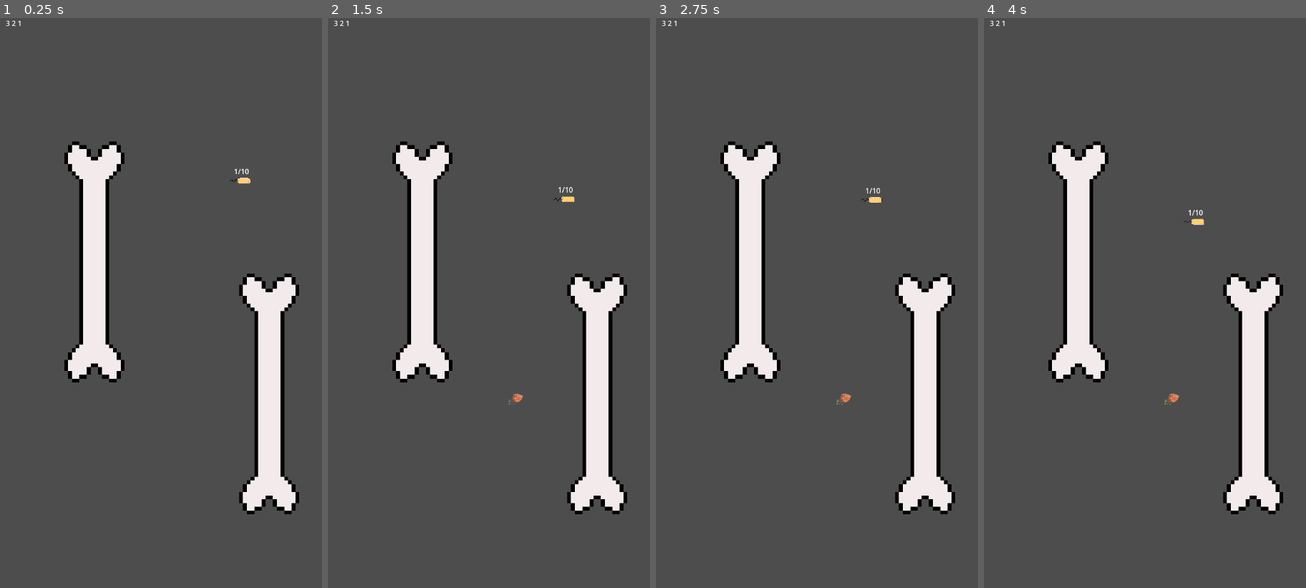
Above: before the commit, frames 1-4 (left to right).
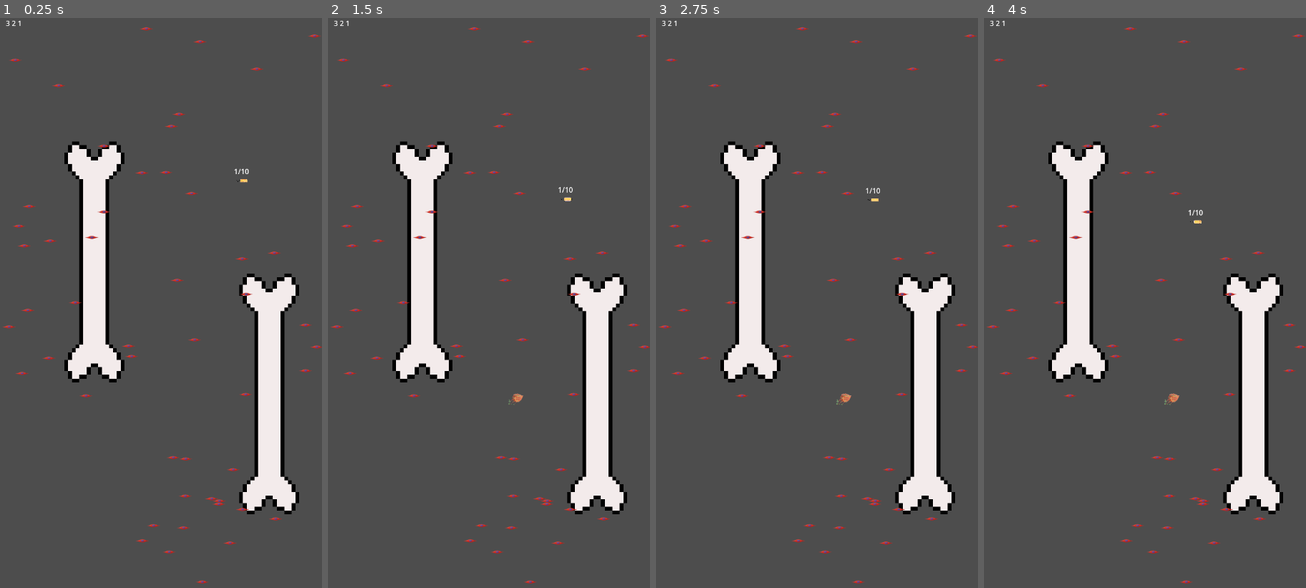
Above: after the commit, the same moments.

Repository: malibaturhan/ld56_bacteria
Game: Godot game, scene res://level.tscn
Same seed, same stepped clock (60 frames per second), same inputs: the game is played once before the commit and once after it.
Inputs (mouse positions are in pixels of both pictures, inside the frame that each line leads up to):
- Up to frame 1 (0.25 s): no input
- Up to frame 2 (1.5 s): tap Enter at 0.5 s; move the mouse to (559, 274) at 0.52 s; click (559, 274) at 0.6 s; move the mouse to (424, 331) at 1.27 s; click (424, 331) at 1.35 s
- Up to frame 3 (2.75 s): move the mouse to (849, 177) at 2.02 s; click (849, 177) at 2.1 s
- Up to frame 4 (4 s): move the mouse to (1128, 417) at 2.77 s; click (1128, 417) at 2.85 s; move the mouse to (1241, 388) at 3.52 s; click (1241, 388) at 3.6 s

The runs differ from the first frame. In frame 1, 0.8% of the frame differs, in the area x 0-100%, y 1-100%; in frame 2, 0.8%; in frame 3, 0.8%; in frame 4, 0.8%.

Commit message:
bacteria proliferation logic rebuild

Diff:
--- a/Prefabs/Bacteria/bacteria.gd
+++ b/Prefabs/Bacteria/bacteria.gd
@@ -1,16 +1,25 @@
 extends CharacterBody2D
 
+enum PHASES{
+	STANDARD,
+	PROLIFERATING
+}
+
+@onready var food_text: Label = $HowMuchAte
 @onready var mouse_manager = get_tree().get_first_node_in_group("MOUSE_MANAGER")
 @onready var body_texture: CompressedTexture2D = $Body.texture
 @onready var proliferation_sound: AudioStreamPlayer2D = $ProliferationSound
+@onready var proliferation_timer: Timer = $ProliferationTimer
 @export var bacteria: PackedScene
 
 @export var movement_speed:float = 50.0
 @export var movement_vector: Vector2	# Active movement vector
 @export var food_amount: int = 0
+@export var needed_foot_for_proliferation: int = 10
 
 # State checks
 var is_moving: bool = false
+var active_phase = PHASES.STANDARD
 
 # State parameters
 var aim_location: Vector2
@@ -19,6 +28,9 @@
 	aim_location = global_transform.origin
 	if mouse_manager:
 		mouse_manager.bacteria_move_signal.connect(set_new_aim_position)
+
+func set_food_text(eaten_food, max_food):
+	food_text.text = "%s/%s " %[eaten_food, max_food]
 
 func set_new_aim_position(new_aim_pos: Vector2):
 	is_moving = true
@@ -33,6 +45,17 @@
 func get_body_dimensions() -> Vector2:
 	return Vector2(body_texture.get_size()[0], body_texture.get_size()[1])
 
+func increase_food(food_power) -> bool:
+	if active_phase == PHASES.STANDARD:
+		food_amount += food_power
+		set_food_text(food_amount, needed_foot_for_proliferation)
+		if food_amount >= needed_foot_for_proliferation:
+			active_phase = PHASES.PROLIFERATING
+			proliferation_timer.start()
+		return true
+	else:
+		return false
+
 func _physics_process(delta: float) -> void:
 	if is_moving :
 		movement_vector = (aim_location - global_position).normalized()
@@ -42,7 +65,6 @@
 			velocity = (movement_vector * movement_speed)
 			move_and_slide()
 
-
 func _on_proliferation_timer_timeout() -> void:
 	print("proliferation")
 	proliferation_sound.play()
@@ -50,3 +72,4 @@
 	new_bacteria.global_position = global_position
 	add_child(new_bacteria)
 	new_bacteria.set_new_aim_position(new_bacteria.get_aim_position())
+	active_phase = PHASES.STANDARD
--- a/Prefabs/Bacteria/bacteria.tscn
+++ b/Prefabs/Bacteria/bacteria.tscn
@@ -6,7 +6,7 @@
 [ext_resource type="AudioStream" uid="uid://bf52mxnq8lwvn" path="res://SFX/blob.wav" id="4_fij51"]
 
 [sub_resource type="RectangleShape2D" id="RectangleShape2D_l3xjc"]
-size = Vector2(26, 12)
+size = Vector2(16, 6)
 
 [sub_resource type="AtlasTexture" id="AtlasTexture_igvei"]
 atlas = ExtResource("2_8e650")
@@ -74,13 +74,13 @@
 shape = SubResource("RectangleShape2D_l3xjc")
 
 [node name="Body" type="Sprite2D" parent="."]
-scale = Vector2(0.265625, 0.21875)
+scale = Vector2(0.15625, 0.125)
 texture = ExtResource("1_r8cww")
 
 [node name="Whip" type="AnimatedSprite2D" parent="." groups=["BACTERIA"]]
-position = Vector2(-21, -1.7053e-13)
+position = Vector2(-12, -7.10543e-12)
 rotation = -1.5708
-scale = Vector2(1, 1.19277)
+scale = Vector2(0.464291, 0.552145)
 sprite_frames = SubResource("SpriteFrames_6ua87")
 autoplay = "default"
 frame = 6
--- /dev/null
+++ b/Prefabs/Foods/food.gd
@@ -0,0 +1,9 @@
+extends Area2D
+
+# How effective food is
+@export var food_power:int = 1
+
+func _on_body_entered(body: Node2D) -> void:
+	if body.is_in_group("BACTERIA"):
+		if body.increase_food(food_power):
+			self.queue_free()
--- /dev/null
+++ b/Prefabs/Foods/food_muscle.tscn
@@ -0,0 +1,56 @@
+[gd_scene load_steps=6 format=3 uid="uid://c6xelq8s1e335"]
+
+[ext_resource type="Script" path="res://Prefabs/Foods/food.gd" id="1_gs685"]
+[ext_resource type="Texture2D" uid="uid://cmpppmg5fdae7" path="res://Sprites/muscle_tissue.png" id="1_sxjwm"]
+
+[sub_resource type="Animation" id="Animation_hwahl"]
+resource_name = "Pulse"
+tracks/0/type = "value"
+tracks/0/imported = false
+tracks/0/enabled = true
+tracks/0/path = NodePath("Sprite2D:scale")
+tracks/0/interp = 1
+tracks/0/loop_wrap = true
+tracks/0/keys = {
+"times": PackedFloat32Array(0, 0.233333, 0.5, 0.8, 1),
+"transitions": PackedFloat32Array(1, 1, 1, 1, 1),
+"update": 0,
+"values": [Vector2(1, 1), Vector2(1, 1), Vector2(1.05, 1.05), Vector2(0.9, 0.9), Vector2(0.9, 0.9)]
+}
+
+[sub_resource type="Animation" id="Animation_pn4xg"]
+length = 0.001
+tracks/0/type = "value"
+tracks/0/imported = false
+tracks/0/enabled = true
+tracks/0/path = NodePath("Sprite2D:scale")
+tracks/0/interp = 1
+tracks/0/loop_wrap = true
+tracks/0/keys = {
+"times": PackedFloat32Array(0),
+"transitions": PackedFloat32Array(1),
+"update": 0,
+"values": [Vector2(1, 1)]
+}
+
+[sub_resource type="AnimationLibrary" id="AnimationLibrary_ym132"]
+_data = {
+"Pulse": SubResource("Animation_hwahl"),
+"RESET": SubResource("Animation_pn4xg")
+}
+
+[node name="Food" type="Area2D"]
+script = ExtResource("1_gs685")
+
+[node name="Sprite2D" type="Sprite2D" parent="."]
+texture = ExtResource("1_sxjwm")
+
+[node name="AnimationPlayer" type="AnimationPlayer" parent="."]
+libraries = {
+"": SubResource("AnimationLibrary_ym132")
+}
+
+[node name="CollisionPolygon2D" type="CollisionPolygon2D" parent="."]
+polygon = PackedVector2Array(-2.9, -4, -2.9, -2.9, -6.4, -2.9, -8.3, -0.9, -9.6, -0.9, -10.1, 0.2, -8.9, 1.3, -8.9, 2.9, -4.9, 2.9, -4.9, 3.9, 5.3, 3.9, 8.3, 1.9, 9.6, 1.9, 10.1, 0.8, 8.9, -0.4, 8.9, -1.9, 6.9, -1.9, 6.9, -2.8)
+
+[connection signal="body_entered" from="." to="." method="_on_body_entered"]
--- a/Scripts/food_generator.gd
+++ b/Scripts/food_generator.gd
@@ -1,8 +1,21 @@
 extends Node
 
+@export var initial_food_amount:int = 10
 @export var food_array: Array[PackedScene]
+@onready var camera_2d: Camera2D = $"../Camera2D"
 
-var game_area
+var game_area: Vector2
 
 func _ready() -> void:
-	game_area = null
+	game_area = camera_2d.get_viewport_rect().size
+	create_initial_food(initial_food_amount)
+	print(game_area)
+
+func create_initial_food(amount: int):
+	for i in range(amount):
+		var randX = randi_range(10, game_area.x -10)
+		var randY = randi_range(10, game_area.y -10)
+		var new_food = food_array.pick_random()
+		new_food = new_food.instantiate()
+		new_food.global_position = Vector2(randX, randY)
+		add_child(new_food)
--- a/level.tscn
+++ b/level.tscn
@@ -7,6 +7,7 @@
 [ext_resource type="PackedScene" uid="uid://cg26urhqkftm0" path="res://Prefabs/Bone/bone.tscn" id="6_3ptiy"]
 [ext_resource type="Script" path="res://Scripts/food_generator.gd" id="7_avh67"]
 [ext_resource type="PackedScene" uid="uid://ics3dt730oa0" path="res://Prefabs/border.tscn" id="7_ixv24"]
+[ext_resource type="PackedScene" uid="uid://c6xelq8s1e335" path="res://Prefabs/Foods/food_muscle.tscn" id="8_k4ra7"]
 
 [node name="Level" type="Node2D"]
 
@@ -76,3 +77,8 @@
 
 [node name="FoodGenerator" type="Node" parent="."]
 script = ExtResource("7_avh67")
+initial_food_amount = 50
+food_array = Array[PackedScene]([ExtResource("8_k4ra7")])
+
+[node name="Camera2D" type="Camera2D" parent="."]
+position = Vector2(360, 640)
Not shown, added: SFX/eat_harsh.wav.import
Not shown, added: SFX/eat_soft.mp3.import
Not shown, changed: credits.txt
Not shown: 1 places in level.tscn that only renumber resources
Not shown, added: SFX/eat_harsh.wav
Not shown, added: SFX/eat_soft.mp3
